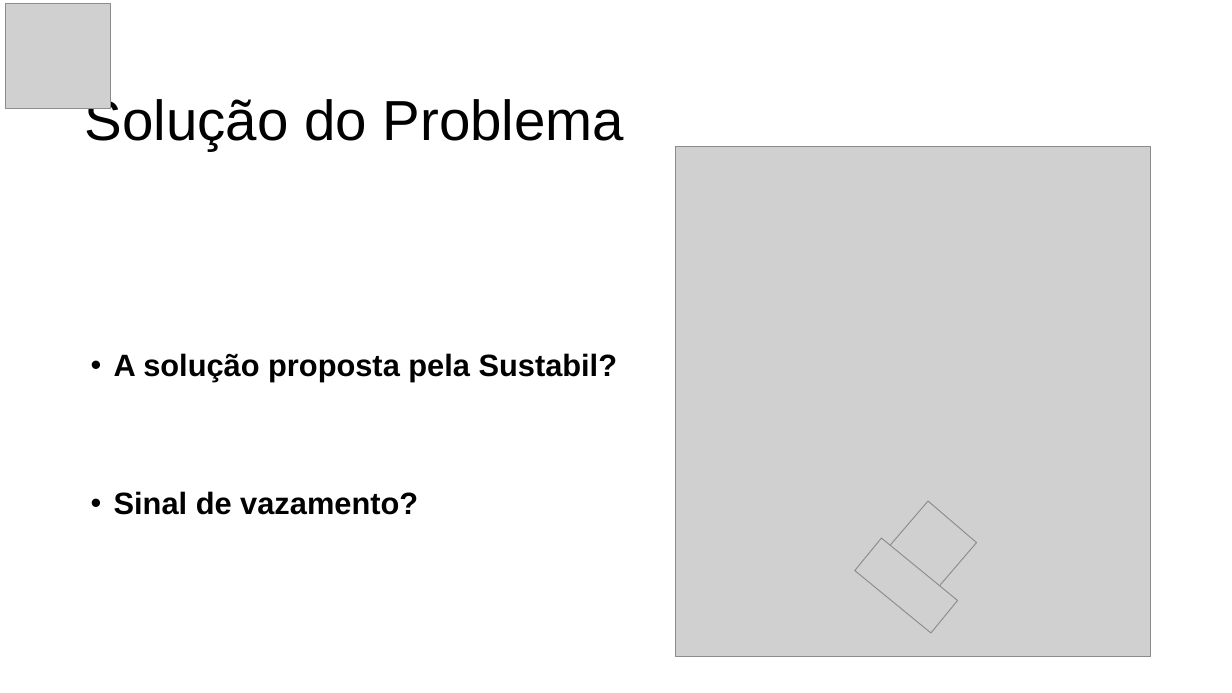
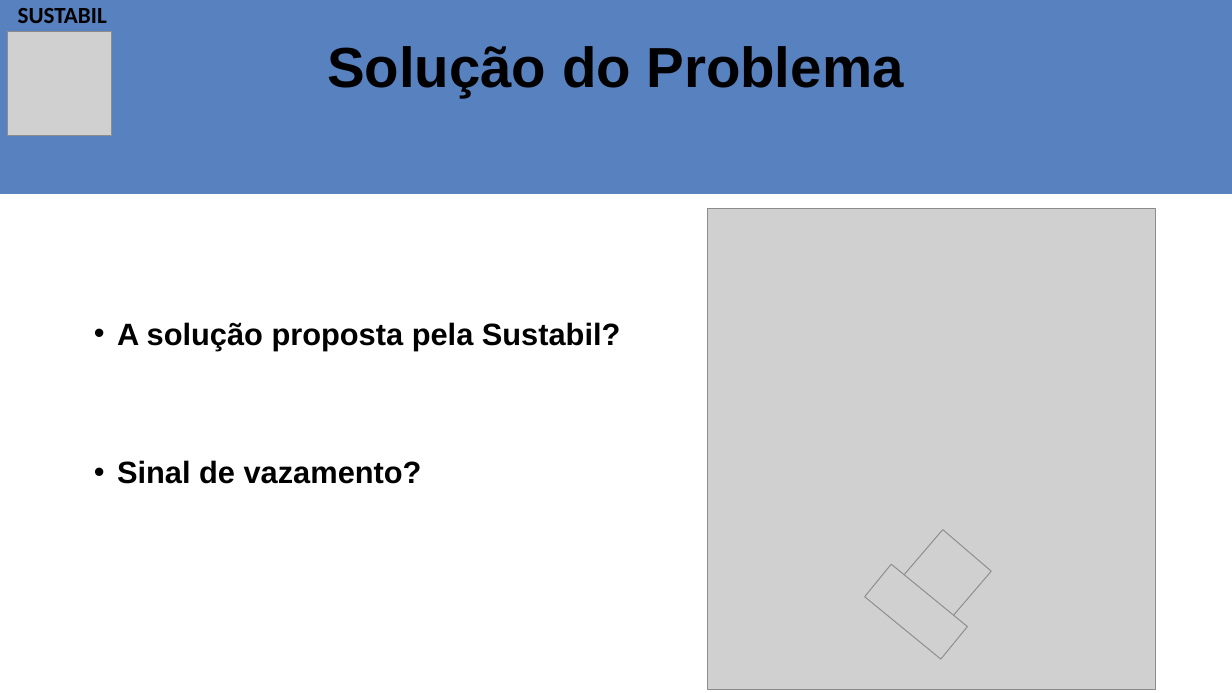
Before and after one commit to franklin-silva41/PROJETO-SENSOR-DE-UMIDADE, a slide deck: slide 5 of SUSTABIL - Apresentação real.pptx. Drawn at 1232x693 pixels with LibreOffice and Linux fonts; fonts in the diff are those of the drawing; grey boxes stand for pictures; background and template pictures are left out. Boxes give left, top, right and bottom in pixels: in the first picture for what was removed or moved away, otherwise in the second. Text is boxed around its words. In the diff, an @@ line names an element or a change of style, - is before the commit and + after.

```diff
--- a/SUSTABIL - Apresentação real.pptx
+++ b/SUSTABIL - Apresentação real.pptx
@@ rectangle added at bbox=[0, 0, 1232, 194], fill #5881C0, outline #5881C0 1 pt @@
@@ text added at bbox=[18, 8, 107, 23], 18 pt, text #000000, bold @@
+SUSTABIL
@@ title "Solução do Problema": place and size @@
-title "Solução do Problema" at bbox=[85, 96, 625, 151]
+title "Solução do Problema" at bbox=[327, 46, 904, 97]
@@ title "Solução do Problema" at bbox=[327, 46, 904, 97]: bold on @@
@@ picture: place and size @@
-picture at bbox=[6, 4, 110, 108]
+picture at bbox=[7, 31, 112, 136]
@@ text "A solução proposta pela Sustabil?": place and size @@
-text "A solução proposta pela Sustabil?" at bbox=[114, 353, 617, 515]
+text "A solução proposta pela Sustabil?" at bbox=[117, 322, 620, 484]
@@ picture: place and size @@
-picture at bbox=[676, 147, 1151, 657]
+picture at bbox=[708, 209, 1156, 689]
@@ picture: place and size @@
-picture at bbox=[887, 501, 977, 591]
+picture at bbox=[901, 529, 991, 619]
@@ picture: place and size @@
-picture at bbox=[854, 538, 958, 634]
+picture at bbox=[865, 564, 968, 660]
```
Also in this commit, not shown: 12 other slides changed, 6 slides added, 3 slides removed.
